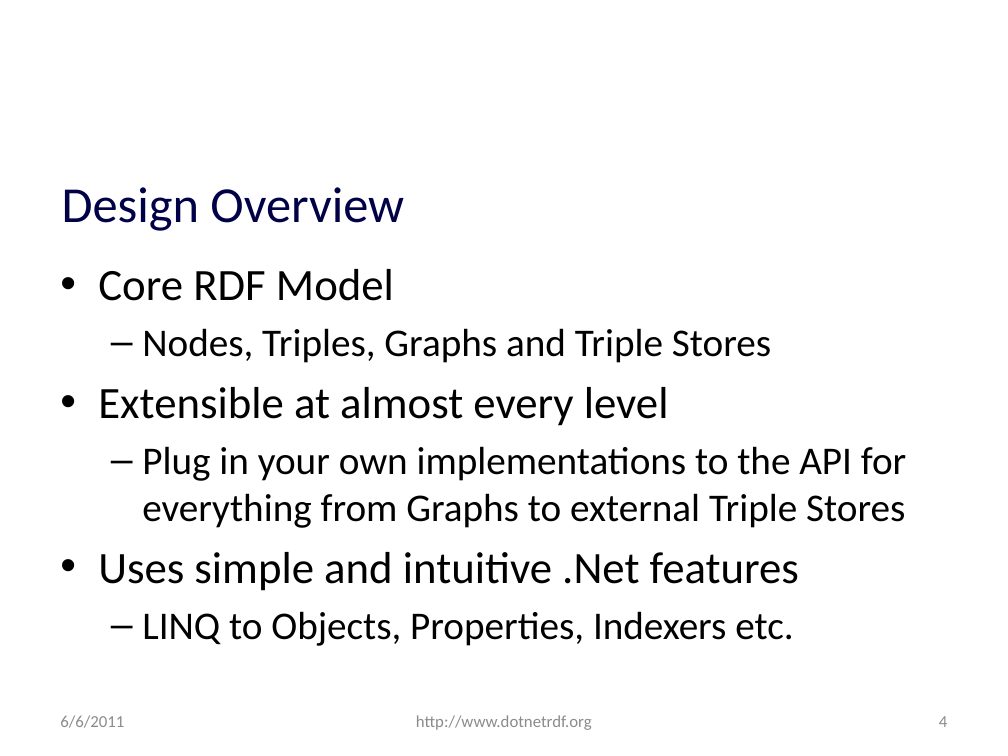
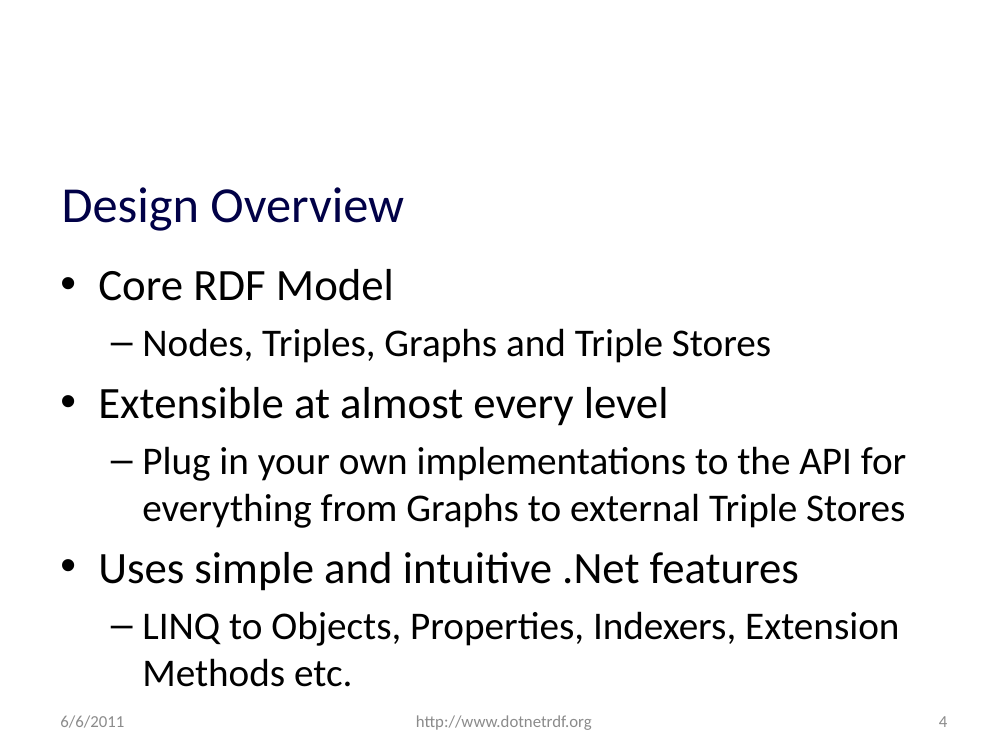
Before and after one commit to JohnGoldsmith/dotnetrdf-wiki, a slide deck: slide 4 of Slides/SemTech West 2011 Lightning Talk.pptx. Drawn at 1008x756 pixels with LibreOffice and Linux fonts; fonts in the diff are those of the drawing; background and template pictures are left out. Boxes give left, top, right and bottom in pixels: in the first picture for what was removed or moved away, otherwise in the second. Text is boxed around its words. In the diff, an @@ line names an element or a change of style, - is before the commit and + after.

```diff
--- a/Slides/SemTech West 2011 Lightning Talk.pptx
+++ b/Slides/SemTech West 2011 Lightning Talk.pptx
@@ text at bbox=[142, 611, 899, 687]: text changed @@
-  – LINQ to Objects, Properties, Indexers etc.
+  – LINQ to Objects, Properties, Indexers, Extension Methods etc.
```
Also in this commit, not shown: 7 other slides changed, 1 other file.
